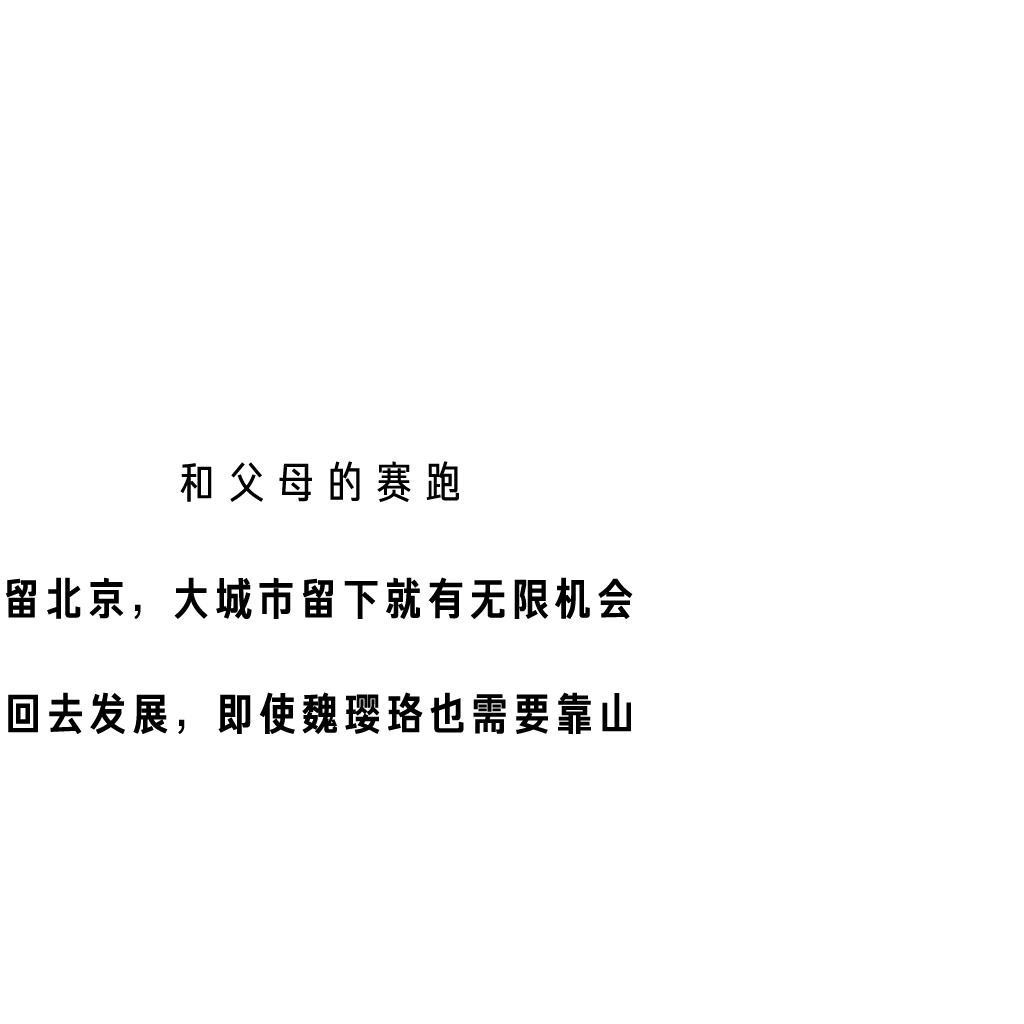
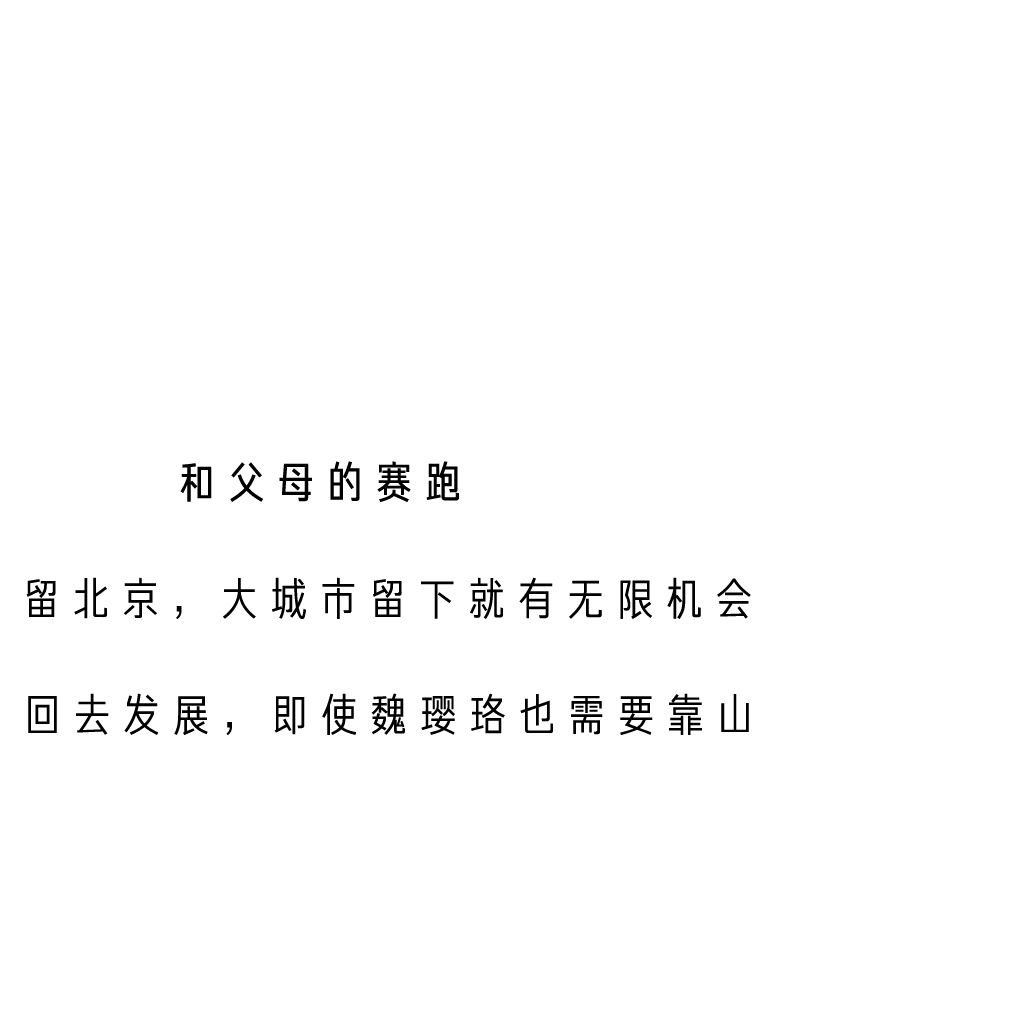
The second 1024 × 1024 image is a revision of the first. Changes to its layers:
added layer "留北京，大城市留下就有无限机会" (2nd of 4, in "答题页1" › "组 5") in group "组 5" over [26, 577, 751, 619]
added layer "回去发展，即使魏璎珞也需要靠山" (2nd of 4, in "答题页1" › "组 5") in group "组 5" over [28, 693, 749, 735]
hid "回去发展，即使魏璎珞也需要靠山" (4th of 4, in "答题页1" › "组 5") over [8, 692, 631, 734]
hid "留北京，大城市留下就有无限机会" (4th of 4, in "答题页1" › "组 5") over [6, 577, 633, 619]
